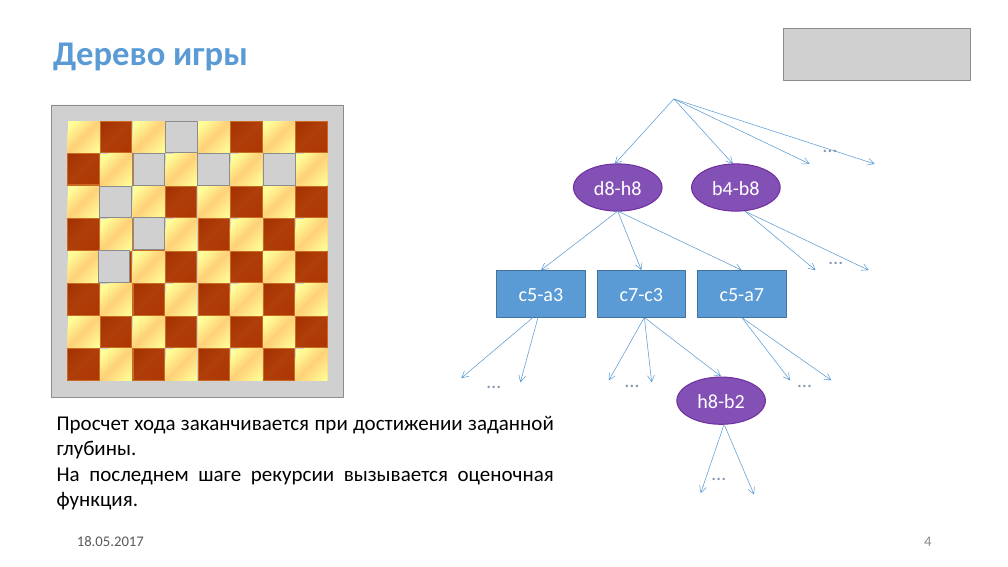
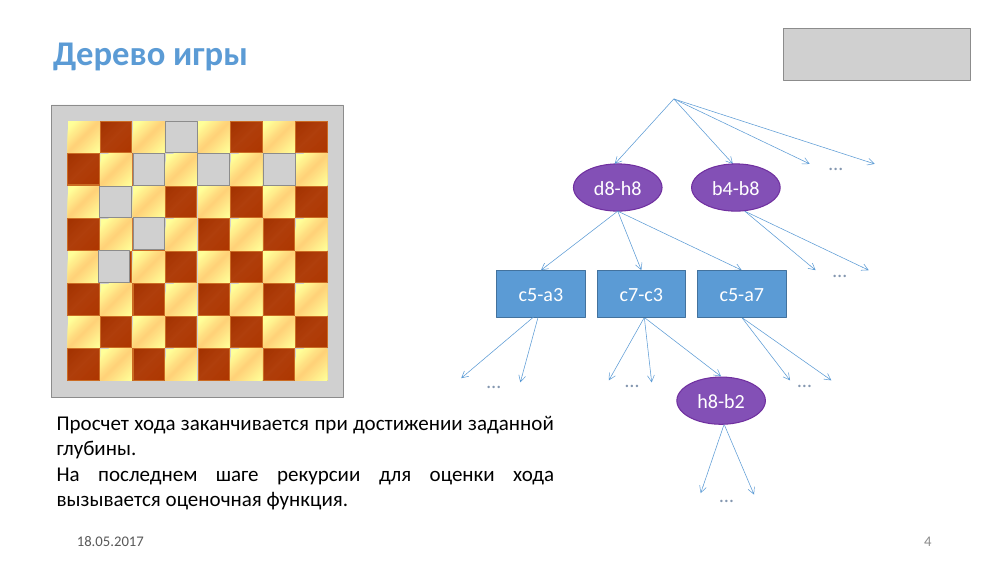
Before and after one commit to GrachevaElena/Checkers, a slide deck: slide 4 of ProjectNewDesign.pptx. Drawn at 1008x567 pixels with LibreOffice and Linux fonts; fonts in the diff are those of the drawing; grey boxes stand for pictures. Boxes give left, top, right and bottom in pixels: in the first picture for what was removed or moved away, otherwise in the second. Text is boxed around its words. In the diff, an @@ line names an element or a change of style, - is before the commit and + after.

```diff
--- a/ProjectNewDesign.pptx
+++ b/ProjectNewDesign.pptx
@@ text "…": place and size @@
-text "…" at (816,129,858,161)
+text "…" at (822,147,864,179)
@@ text "…": place and size @@
-text "…" at (822,240,864,273)
+text "…" at (826,254,867,287)
@@ text at (57,467,554,510): text changed @@
-На последнем шаге рекурсии вызывается оценочная функция.
+На последнем шаге рекурсии для оценки хода вызывается оценочная функция.
@@ text "…": place and size @@
-text "…" at (705,457,746,489)
+text "…" at (712,479,754,511)
```
Also in this commit, not shown: 4 other slides changed, 1 slide removed.
